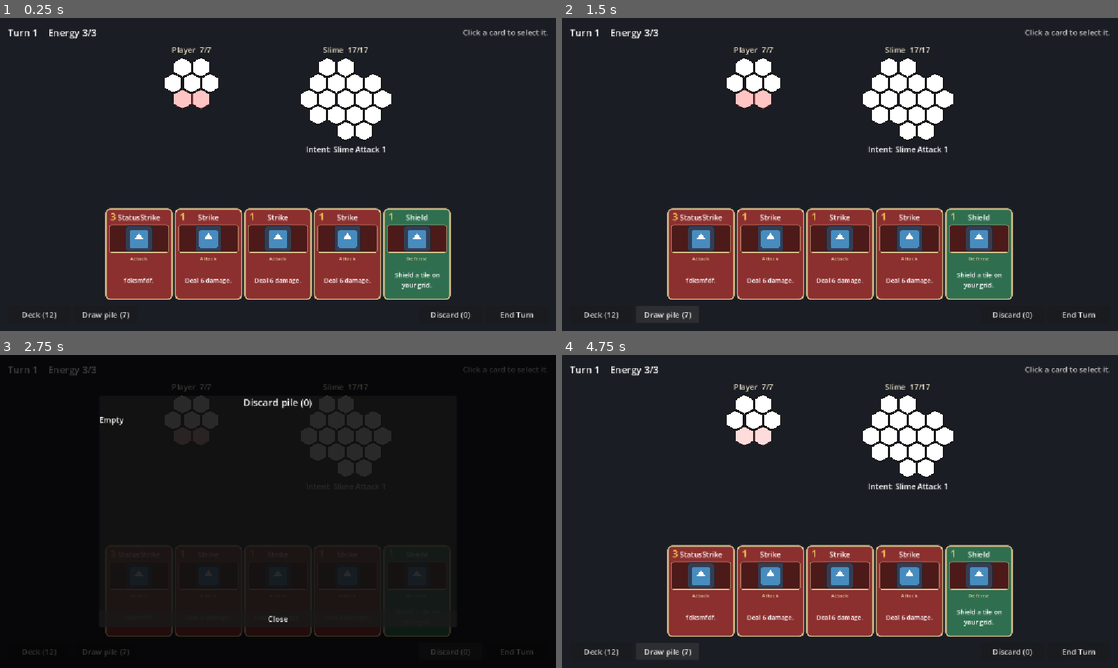
Above: before the commit, frames 1-4 (two rows, left to right).
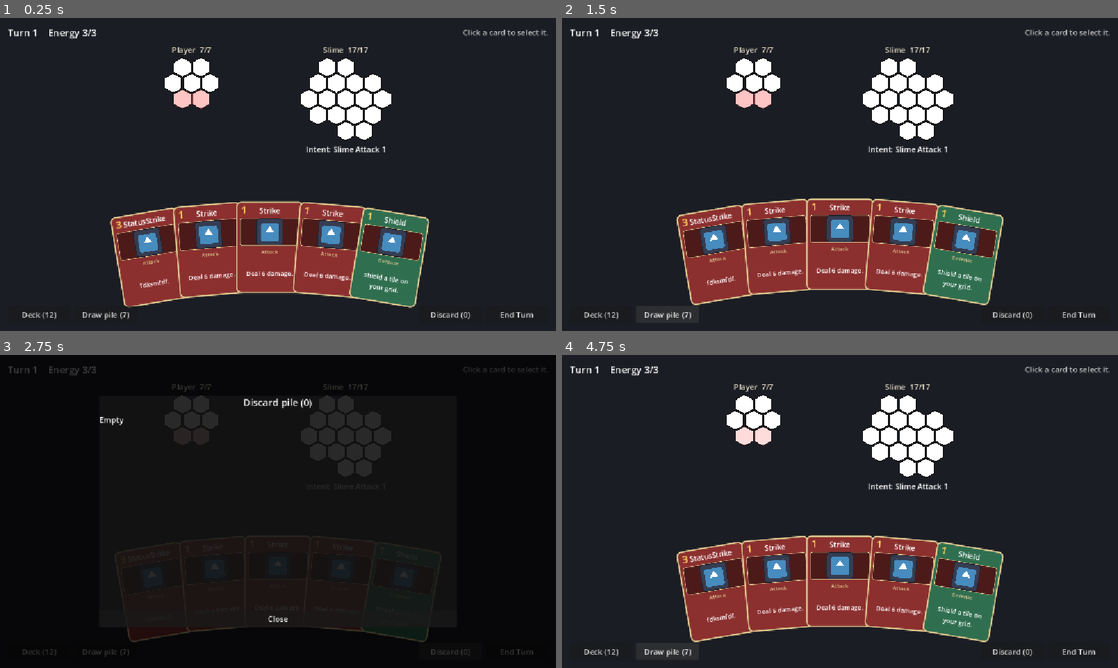
Above: after the commit, the same moments.

Repository: himaiayas/hex-sts
Game: Godot game, scene res://scenes/combat.tscn
Same seed, same stepped clock (60 frames per second), same inputs: the game is played once before the commit and once after it. This scene is started directly instead of the project's main scene. The engine's default icon, where the game draws it, is replaced by a stand-in: a white triangle on a blue panel in a dark square.
Inputs:
- Up to frame 1 (0.25 s): no input
- Up to frame 2 (1.5 s): click "Deck (12)" at 0.5 s; click "Draw pile (7)" at 1.25 s
- Up to frame 3 (2.75 s): click "Discard (0)" at 2 s
- Up to frame 4 (4.75 s): click "End Turn" at 2.75 s; click "Deck (12)" at 3.5 s; click "Draw pile (7)" at 4.25 s

The runs differ from the first frame. In frame 1, 12% of the frame differs, in the area x 18-82%, y 58-93%; in frame 2, 12%; in frame 3, 1.2%; in frame 4, 12%.

Commit message:
feat: fan hand layout with hover and selected card highlight

Diff:
--- a/scenes/combat.tscn
+++ b/scenes/combat.tscn
@@ -2,6 +2,7 @@
 
 [ext_resource type="Script" uid="uid://dqjpwrdt3pnve" path="res://scripts/combat/combat_scene.gd" id="1_combat"]
 [ext_resource type="Script" uid="uid://c4g55kseks0cn" path="res://scripts/combat/ui/health_grid_view.gd" id="2_grid"]
+[ext_resource type="Script" uid="uid://e17p874bkot" path="res://scripts/combat/ui/hand_view.gd" id="3_hand"]
 
 [node name="Combat" type="Control"]
 layout_mode = 3
@@ -77,12 +78,12 @@
 mouse_filter = 2
 theme_override_constants/separation = 40
 
-[node name="Hand" type="HBoxContainer" parent="Margin/Layout"]
+[node name="Hand" type="Control" parent="Margin/Layout"]
 unique_name_in_owner = true
 custom_minimum_size = Vector2(0, 190)
 layout_mode = 2
-mouse_filter = 2
-alignment = 1
+mouse_filter = 1
+script = ExtResource("3_hand")
 
 [node name="BottomBar" type="HBoxContainer" parent="Margin/Layout"]
 layout_mode = 2
--- a/scripts/combat/combat_scene.gd
+++ b/scripts/combat/combat_scene.gd
@@ -5,7 +5,6 @@
 
 const RenderCard := preload("res://scripts/cards/render_card.gd")
 const CARD_SIZE := Vector2(140, 190)
-const SELECT_RAISE := 24.0
 
 var combat: CombatState
 var selected: BaseCard = null
@@ -17,7 +16,7 @@
 @onready var _hint_label: Label = %HintLabel
 @onready var _player_view: HealthGridView = %PlayerGrid
 @onready var _enemies_box: HBoxContainer = %Enemies
-@onready var _hand_box: HBoxContainer = %Hand
+@onready var _hand: HandView = %Hand
 @onready var _deck_button: Button = %DeckButton
 @onready var _draw_button: Button = %DrawPileButton
 @onready var _discard_button: Button = %DiscardButton
@@ -33,6 +32,7 @@
 	combat = RunState.start_combat()
 	combat.enemies.append(Slime.new())
 
+	_hand.card_clicked.connect(_on_card_clicked)
 	_player_view.setup(combat.player, true)
 	_player_view.cell_clicked.connect(_on_cell_clicked)
 	for enemy in combat.enemies:
@@ -54,10 +54,7 @@
 
 # --- Input -------------------------------------------------------------------
 
-func _on_card_input(event: InputEvent, card: BaseCard) -> void:
-	if not (event is InputEventMouseButton and event.pressed and event.button_index == MOUSE_BUTTON_LEFT):
-		return
-	accept_event()
+func _on_card_clicked(card: BaseCard) -> void:
 	if selected == card:
 		selected = null
 	elif combat.can_play(card):
@@ -129,17 +126,7 @@
 	else:
 		_hint_label.text = "Click a card to select it."
 
-	for child in _hand_box.get_children():
-		child.queue_free()
-	for card in combat.hand:
-		var slot := _card_slot(card)
-		var panel: Control = slot.get_child(0).get_node("Panel")
-		panel.gui_input.connect(_on_card_input.bind(card))
-		if card == selected:
-			slot.get_child(0).position.y = -SELECT_RAISE
-		elif not combat.can_play(card):
-			slot.modulate = Color(0.55, 0.55, 0.55)
-		_hand_box.add_child(slot)
+	_hand.set_hand(combat.hand, selected, combat.can_play)
 
 	var pattern: Array[BaseActionTile] = []
 	if selected:
--- /dev/null
+++ b/scripts/combat/ui/hand_view.gd
@@ -0,0 +1,152 @@
+class_name HandView
+extends Control
+
+## Lays the hand out as a fan on an arc, like Slay the Spire.
+## Hovering a card straightens and enlarges it and pushes its neighbours aside.
+## The selected card gets a blue border and bobs up and down.
+
+signal card_clicked(card: BaseCard)
+
+const RenderCard := preload("res://scripts/cards/render_card.gd")
+const CARD_SIZE := Vector2(140, 190)
+const CARD_SPACING := 120.0  # distance between card centres
+const MAX_HAND_WIDTH := 640.0  # big hands squeeze closer instead of getting wider
+const FAN_RADIUS := 1400.0  # radius of the arc the cards sit on
+const HOVER_SCALE := 1.4
+const HOVER_RAISE := 20.0
+const HOVER_PUSH := 50.0
+const BOB_HEIGHT := 4.0
+const BOB_PERIOD := 1.2  # seconds per bob
+const SPEED := 14.0  # how fast cards ease toward their target
+
+const COLOR_BORDER := Color(0.85098, 0.764706, 0.54902)
+const COLOR_SELECTED := Color("#4fa8ff")
+const COLOR_UNPLAYABLE := Color(0.55, 0.55, 0.55)
+
+var _cards: Array[BaseCard] = []
+var _holders: Dictionary[BaseCard, Node2D] = {}  # pivot at the card's bottom centre
+var _selected: BaseCard = null
+var _hovered := -1
+
+
+## Keeps existing card nodes so they animate to their new spot instead of being rebuilt.
+func set_hand(cards: Array[BaseCard], selected: BaseCard, can_play: Callable) -> void:
+	for card in _holders.keys():
+		if card not in cards:
+			var old := _holders[card]
+			remove_child(old)
+			old.queue_free()
+			_holders.erase(card)
+
+	for card in cards:
+		if not _holders.has(card):
+			var view := RenderCard.create_card(card)
+			view.position = -CARD_SIZE * Vector2(0.5, 1)
+			view.get_node("Panel").mouse_filter = Control.MOUSE_FILTER_IGNORE
+			var holder := Node2D.new()
+			holder.position = Vector2(0, size.y + CARD_SIZE.y)  # slide in from the draw pile side
+			holder.add_child(view)
+			add_child(holder)
+			_holders[card] = holder
+		_holders[card].modulate = Color.WHITE if can_play.call(card) else COLOR_UNPLAYABLE
+		_set_border(card, card == selected)
+
+	_cards = cards.duplicate()
+	_selected = selected
+	_hovered = -1
+	_update_order()
+
+
+func _process(delta: float) -> void:
+	var hovered := _card_under_mouse()
+	if hovered != _hovered:
+		_hovered = hovered
+		_update_order()
+
+	var weight := 1.0 - exp(-SPEED * delta)
+	for i in _cards.size():
+		var holder := _holders[_cards[i]]
+		var target := _target_for(i)
+		holder.position = holder.position.lerp(target.origin, weight)
+		holder.rotation = lerp_angle(holder.rotation, target.get_rotation(), weight)
+		holder.scale = holder.scale.lerp(target.get_scale(), weight)
+
+
+## Uses _input because an enlarged card sticks out above this control.
+func _input(event: InputEvent) -> void:
+	if _hovered == -1:
+		return
+	if event is InputEventMouseButton and event.pressed and event.button_index == MOUSE_BUTTON_LEFT:
+		get_viewport().set_input_as_handled()
+		card_clicked.emit(_cards[_hovered])
+
+
+func _target_for(i: int) -> Transform2D:
+	var half := (_cards.size() - 1) / 2.0
+	var angle := (i - half) * _spacing() / FAN_RADIUS
+	var edge_angle := half * _spacing() / FAN_RADIUS
+	# Outer cards drop along the arc; the whole fan is lifted so the outermost ones sit on the bottom edge.
+	var pos := Vector2(size.x / 2 + FAN_RADIUS * sin(angle), size.y + FAN_RADIUS * (cos(edge_angle) - cos(angle)))
+	var card_scale := 1.0
+	var bob := 0.0
+	if _cards[i] == _selected:
+		bob = BOB_HEIGHT * sin(TAU * Time.get_ticks_msec() / 1000.0 / BOB_PERIOD)
+
+	# The selected card keeps its hovered look after the mouse leaves it.
+	if i == _hovered or _cards[i] == _selected:
+		angle = 0.0
+		card_scale = HOVER_SCALE
+		pos.y = size.y - HOVER_RAISE + bob
+	var focus := _hovered
+	if focus == -1 and _selected:
+		focus = _cards.find(_selected)
+	if focus != -1 and i != focus:
+		pos.x += HOVER_PUSH * signf(i - focus)
+	return Transform2D(angle, Vector2.ONE * card_scale, 0.0, pos)
+
+
+func _spacing() -> float:
+	if _cards.size() < 2:
+		return 0.0
+	return minf(CARD_SPACING, MAX_HAND_WIDTH / (_cards.size() - 1))
+
+
+## Picks the closest slot by x so overlapping, rotated cards don't flicker.
+func _card_under_mouse() -> int:
+	if _cards.is_empty():
+		return -1
+	var mouse := get_local_mouse_position()
+	var top := 0.0
+	if _hovered != -1:
+		top = size.y - CARD_SIZE.y * HOVER_SCALE - HOVER_RAISE  # keep hover while on the enlarged card
+	elif get_viewport().gui_get_hovered_control() != self:
+		return -1
+	if mouse.y < top or mouse.y > size.y:
+		return -1
+
+	var half := (_cards.size() - 1) / 2.0
+	var spacing := _spacing()
+	var i := 0
+	if spacing > 0.0:
+		i = clampi(roundi((mouse.x - size.x / 2) / spacing + half), 0, _cards.size() - 1)
+	var centre := size.x / 2 + (i - half) * spacing
+	if absf(mouse.x - centre) > CARD_SIZE.x / 2:
+		return -1
+	return i
+
+
+## Draw order: hand order, then the selected card, then the hovered one on top.
+func _update_order() -> void:
+	for i in _cards.size():
+		move_child(_holders[_cards[i]], i)
+	if _selected and _holders.has(_selected):
+		move_child(_holders[_selected], -1)
+	if _hovered != -1:
+		move_child(_holders[_cards[_hovered]], -1)
+
+
+func _set_border(card: BaseCard, selected: bool) -> void:
+	var panel: PanelContainer = _holders[card].get_child(0).get_node("Panel")
+	var style: StyleBoxFlat = panel.get_theme_stylebox("panel")
+	style.border_color = COLOR_SELECTED if selected else COLOR_BORDER
+	style.set_border_width_all(5 if selected else 3)
Not shown, added: scripts/combat/ui/hand_view.gd.uid
Not shown, changed: TASK.md
